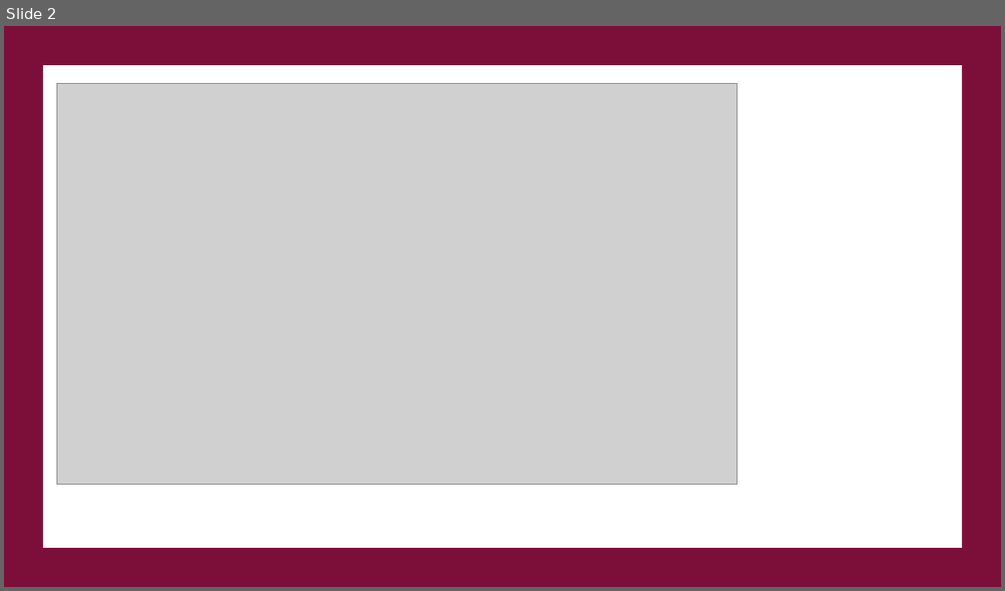
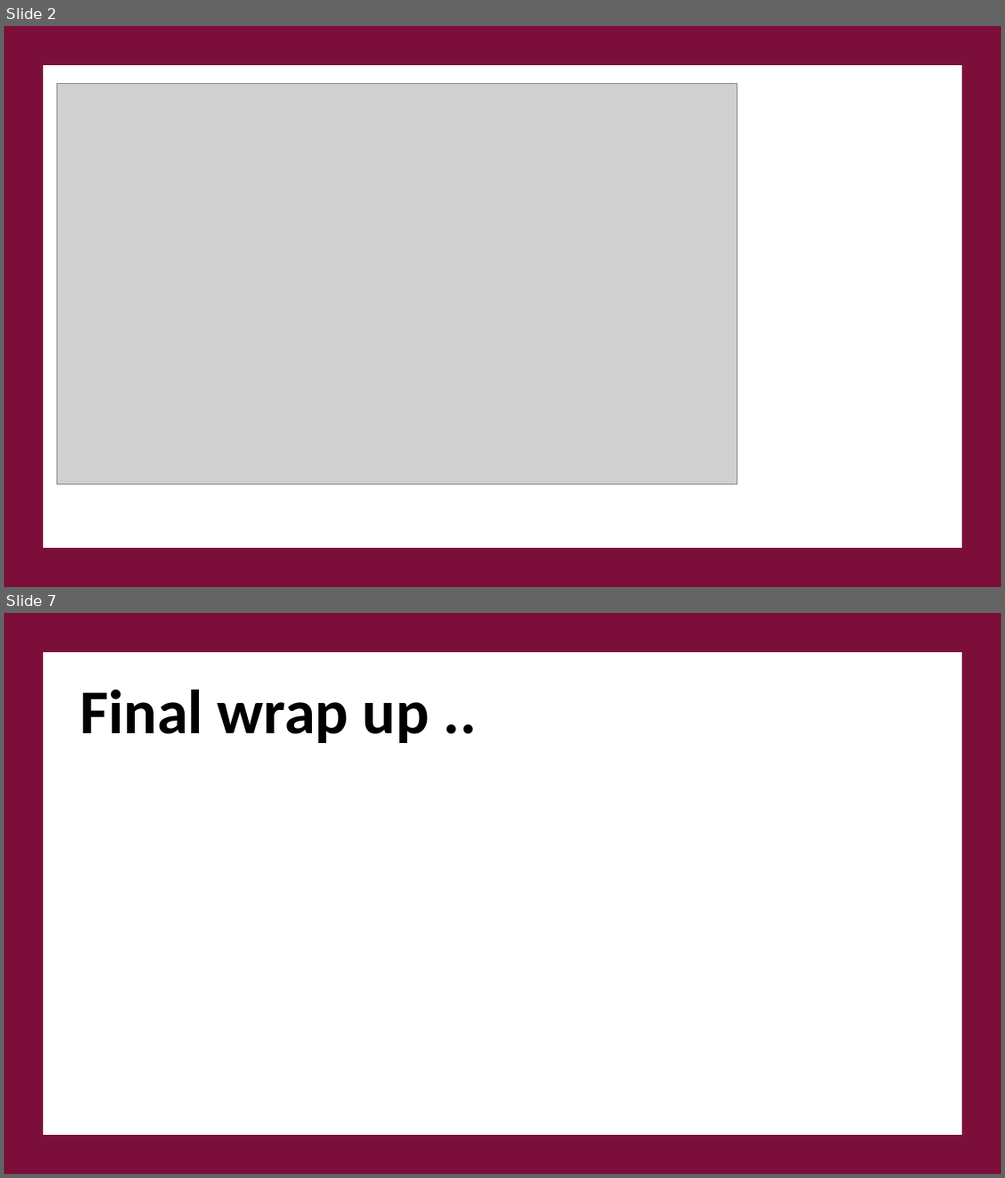
Before and after one commit to galena100/Transform2020, a slide deck: Presentation/4MinSpeech.pptx. Shown one above the other, each under a label of ours: slide 2 before the commit, slides 2 and 7 after it; the slides between them are not shown. The pictures are 1005x591 and 1005x1178 pixels, drawn with LibreOffice and Linux fonts; fonts in the diff are those of the drawing; grey boxes stand for pictures. Boxes give left, top, right and bottom in pixels: in the first picture for what was removed or moved away, otherwise in the second. Text is boxed around its words. In the diff, an @@ line names an element or a change of style, - is before the commit and + after.

```diff
--- a/Presentation/4MinSpeech.pptx
+++ b/Presentation/4MinSpeech.pptx
@@ slide 7 added at <box>4,613,1001,1174</box>, background #FFFFFF @@
@@ rectangle added at <box>4,613,1001,1174</box>, fill #7C0F39 @@
@@ rectangle added at <box>43,653,962,1135</box>, fill #FFFFFF @@
@@ text added at <box>80,690,429,743</box>, 60 pt, text #000000, bold @@
+Final wrap up ..
```
Also in this commit, not shown: 1 slide changed, 2 other slides added, 2 slides removed, 3 other files.
